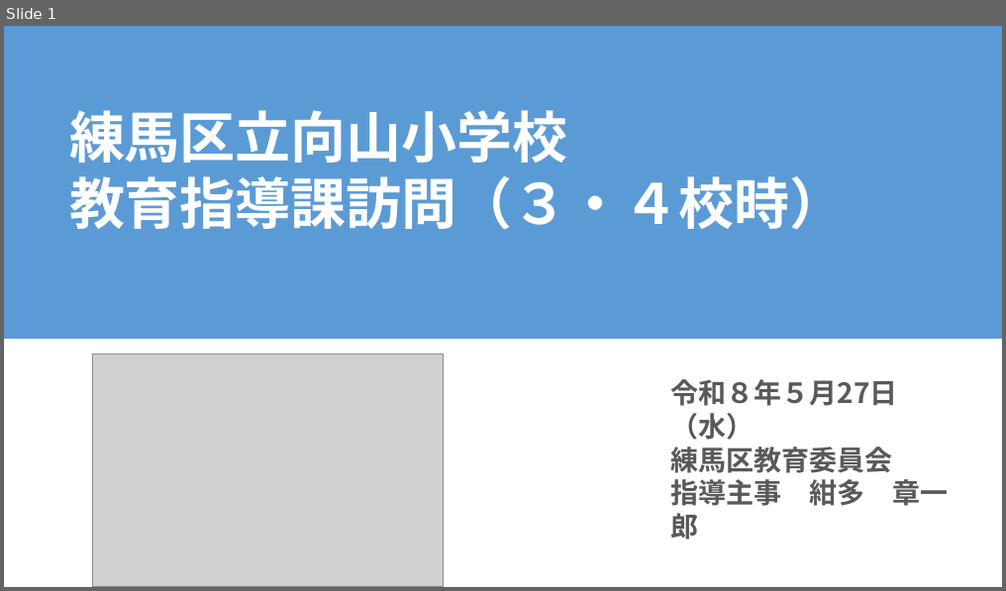
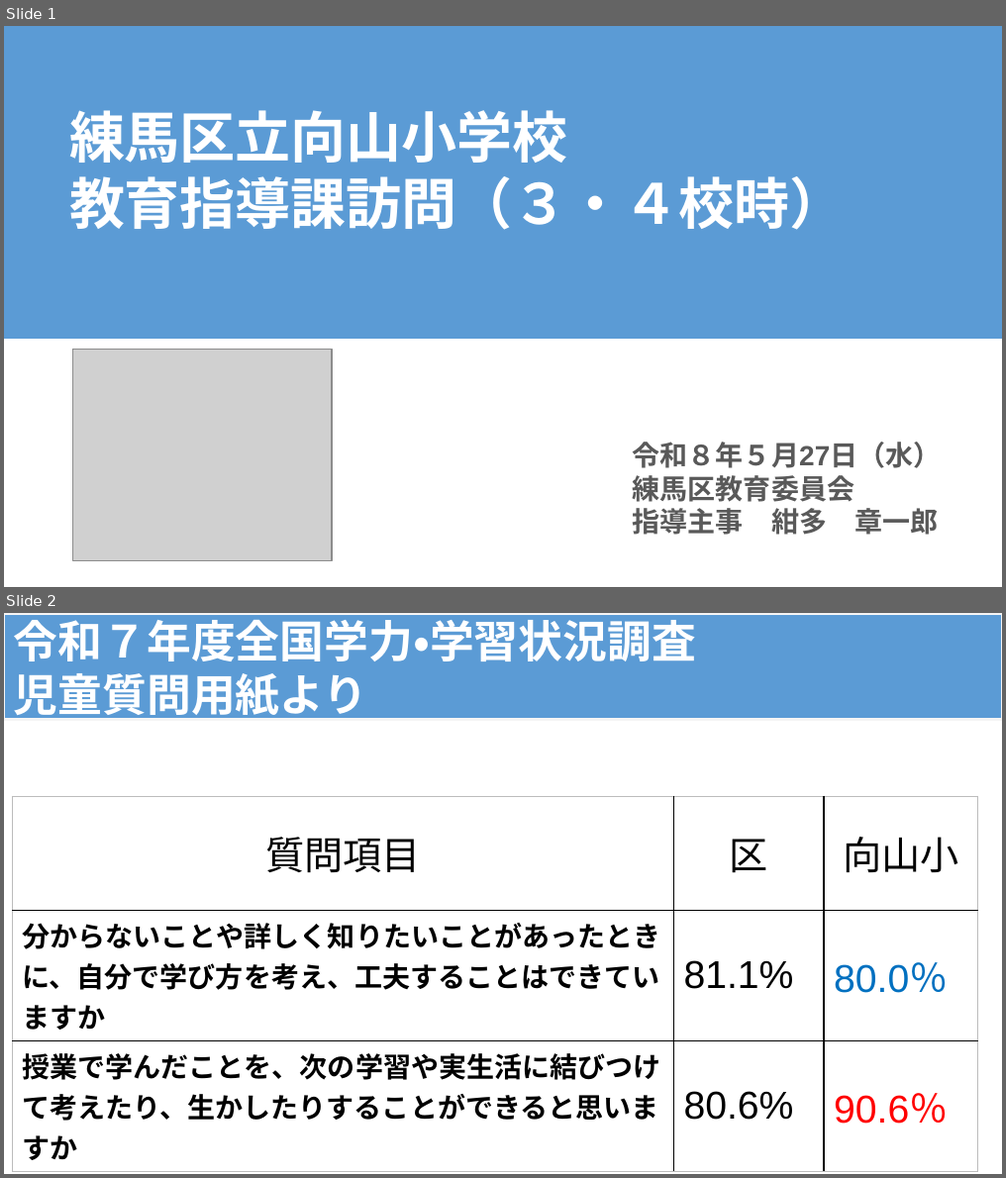
Before and after one commit to contynet730-star/con30, a slide deck: output/★指導課訪問★３・４校時指導助言資料（例）.pptx. Shown one above the other, each under a label of ours: slide 1 before the commit, slides 1 and 2 after it. The pictures are 1006x591 and 1006x1178 pixels, drawn with LibreOffice and Linux fonts; fonts in the diff are those of the drawing; grey boxes stand for pictures. Boxes give left, top, right and bottom in pixels: in the first picture for what was removed or moved away, otherwise in the second. Text is boxed around its words. In the diff, an @@ line names an element or a change of style, - is before the commit and + after.

```diff
--- a/output/★指導課訪問★３・４校時指導助言資料（例）.pptx
+++ b/output/★指導課訪問★３・４校時指導助言資料（例）.pptx
@@ slide 2 added at [4, 613, 1002, 1174], background #FFFFFF @@
@@ rectangle added at [4, 614, 1002, 720], fill #5B9BD5, outline #F5F5F5 2 pt, 32 pt, text #FFFFFF, bold @@
+令和７年度全国学力・学習状況調査
+児童質問用紙より
@@ table added at [12, 796, 977, 1164], 3 rows, 3 columns @@
+質問項目 | 区 | 向山小
+分からないことや詳しく知りたいことがあったときに、自分で学び方を考え、工夫することはできていますか | 81.1% | 80.0％
+授業で学んだことを、次の学習や実生活に結びつけて考えたり、生かしたりすることができると思いますか | 80.6% | 90.6％
@@ slide 1 changed as well @@
@@ picture: place and size @@
-picture at [93, 355, 444, 586]
+picture at [73, 350, 332, 562]
@@ text "令和８年５月27日（水）": place and size @@
-text "令和８年５月27日（水）" at [670, 379, 948, 540]
+text "令和８年５月27日（水）" at [633, 442, 942, 535]
@@ text "令和８年５月27日（水）" at [633, 442, 942, 535]: font Noto Sans CJK JP to Arial in "令和８年５月27日（水）", "練馬区教育委員会", "指導主事" @@
```
Also in this commit, not shown: 7 other slides changed, 6 other slides added.
